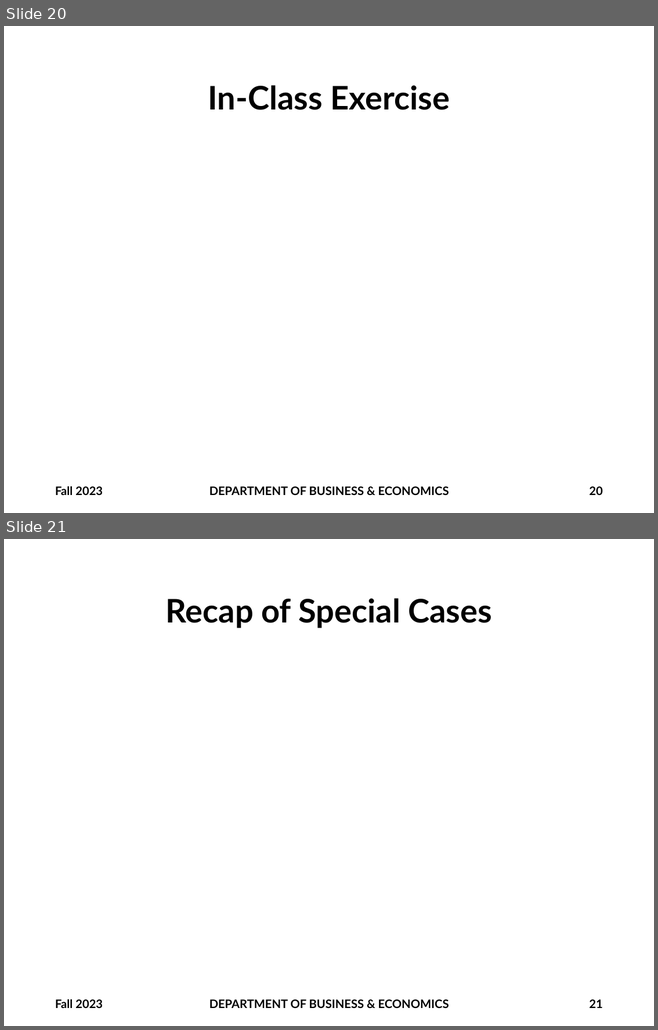
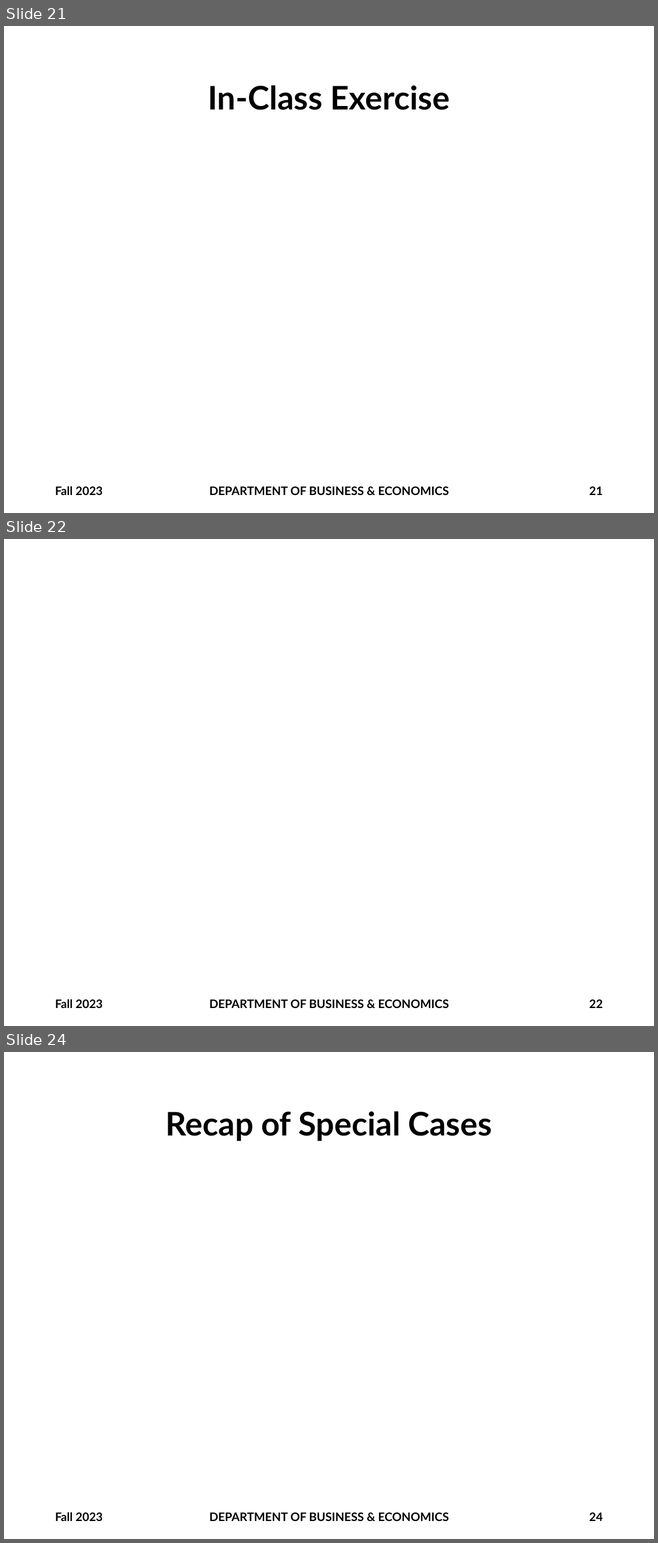
Before and after one commit to brianhwpark/brianhwpark.github.io, a slide deck: files/teaching-resources/monmouthcollege-econ-300/ECON300-LEC10.pptx. Shown one above the other, each under a label of ours: slides 20 and 21 before the commit, slides 21, 22 and 24 after it; the slides between them are not shown. The pictures are 658x1030 and 658x1543 pixels, drawn with LibreOffice and Linux fonts; fonts in the diff are those of the drawing; grey boxes stand for pictures; background and template pictures are left out. Boxes give left, top, right and bottom in pixels: in the first picture for what was removed or moved away, otherwise in the second. Text is boxed around its words. In the diff, an @@ line names an element or a change of style, - is before the commit and + after.

```diff
--- a/files/teaching-resources/monmouthcollege-econ-300/ECON300-LEC10.pptx
+++ b/files/teaching-resources/monmouthcollege-econ-300/ECON300-LEC10.pptx
@@ slide 22 added at <box>4,539,654,1026</box>, background #FFFFFF @@
@@ text added at <box>55,1000,103,1008</box>, 13 pt, text #000000, bold @@
+Fall 2023
@@ text added at <box>209,1000,449,1008</box>, 13 pt, text #000000, bold @@
+DEPARTMENT OF BUSINESS & ECONOMICS
@@ page number added at <box>589,1000,602,1008</box>, 13 pt, text #000000, bold @@
+22
@@ what was slide 20 is now slide 21 @@
@@ page number at <box>589,487,602,495</box>: text changed @@
-20
+21
@@ what was slide 21 is now slide 24 @@
@@ page number at <box>589,1513,602,1521</box>: text changed @@
-21
+24
```
Also in this commit, not shown: 2 slides changed, 2 other slides added, 5 other files.
